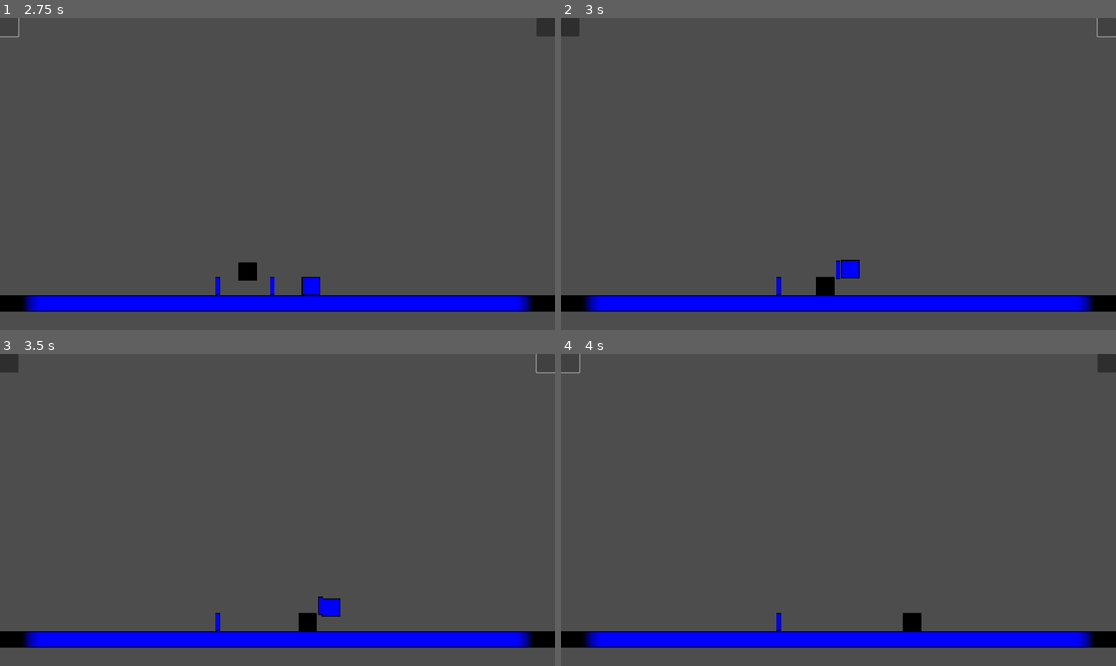
Above: before the commit, frames 1-4 (two rows, left to right).
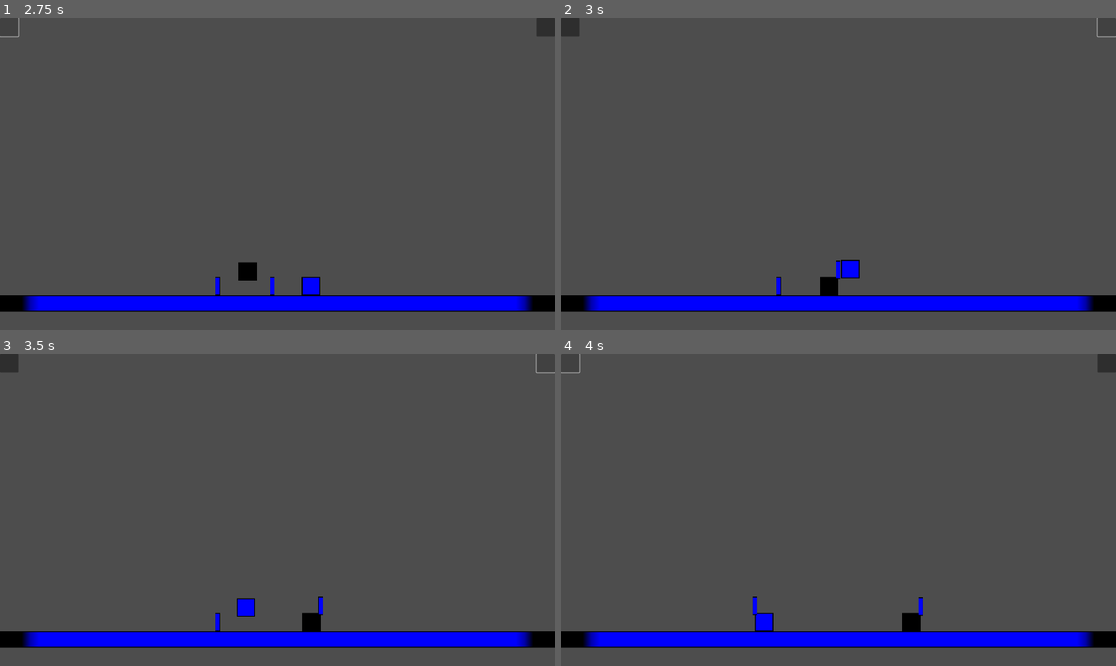
Above: after the commit, the same moments.

Repository: ra314/micro-swords
Game: Godot game, scene res://Main.tscn
The game is run twice, just before and just after one commit, with the same random seed, the same clock (stepped at 60 frames per second) and the same inputs.
Inputs (mouse positions are in pixels of both pictures, inside the frame that each line leads up to):
- Up to frame 1 (2.75 s): click (11, 27) at 0.5 s; click (543, 27) at 1.25 s; click (11, 27) at 2 s
- Up to frame 2 (3 s): click (1104, 27) at 2.75 s
- Up to frame 3 (3.5 s): no input
- Up to frame 4 (4 s): click (572, 363) at 3.5 s

Frame 1 is identical in both runs. In frame 2, less than 0.1% of the frame differs, in the area x 45-50%, y 82-89%; in frame 3, 0.5%, in the area x 42-62%, y 78-89%; in frame 4, 0.4%.

Commit message:
Added a flip animation for the sword when it reaches the end.

Diff:
--- a/Swordsman.gd
+++ b/Swordsman.gd
@@ -14,6 +14,9 @@
 func _ready():
 	root = get_parent()
 
+func update_held_sword_location(sword: Sword):
+	sword.position = position-ConstData.DIR_TO_RELATIVE_SWORD_POS[direction]
+
 func _physics_process(delta):
 	# Add the gravity.
 	if not is_on_floor():
@@ -22,8 +25,10 @@
 	# Handle switching directions
 	if Utils.approx_equal(position.x, 0):
 		direction = ENUMS.DIRECTION.RIGHT
+		update_held_sword_location(root.get_sword(held_item))
 	elif Utils.approx_equal(position.x, 1920-64):
 		direction = ENUMS.DIRECTION.LEFT
+		update_held_sword_location(root.get_sword(held_item))
 
 	# Set velocity based on direction
 	if direction == ENUMS.DIRECTION.RIGHT:
@@ -68,9 +73,14 @@
 
 func pickup_sword(sword: Sword):
 	held_item = sword.sword_name
-	sword.position = position-ConstData.DIR_TO_RELATIVE_SWORD_POS[direction]
+	update_held_sword_location(sword)
 	sword.state = ENUMS.SWORD_STATE.HELD
 	sword.direction = direction
+	# Dsiable collision
+	sword.set_collision_mask_value(ENUMS.COLLISION_LAYER.FLOOR, false)
+	sword.set_collision_mask_value(ENUMS.COLLISION_LAYER.SWORDSMAN, false)
+	root.get_swordsman(ENUMS.SWORDSMAN.BLACK).set_collision_mask_value(sword.collision_layer(), false)
+	root.get_swordsman(ENUMS.SWORDSMAN.BLUE).set_collision_mask_value(sword.collision_layer(), false)
 
 func action():
 	# JUMP
